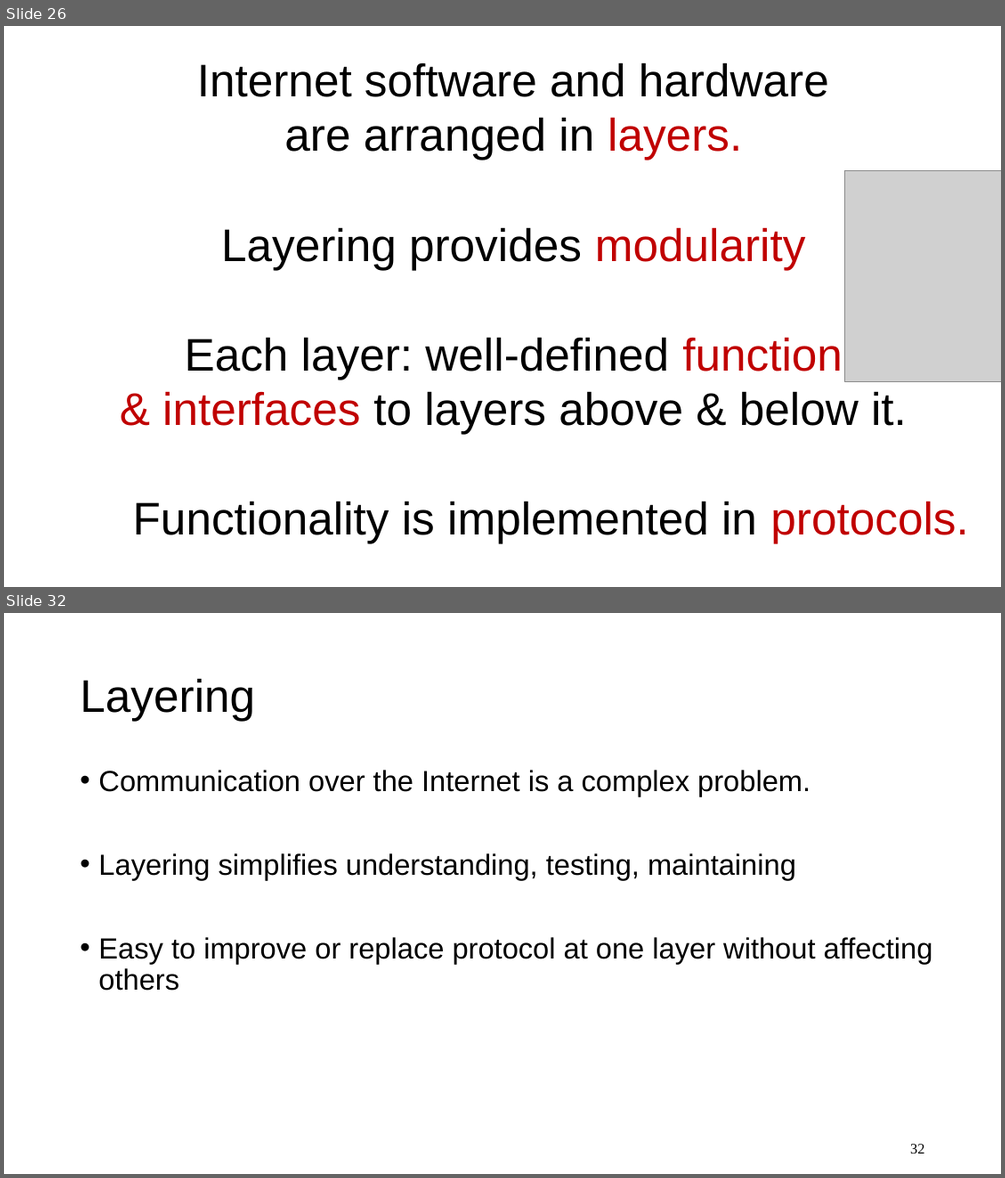
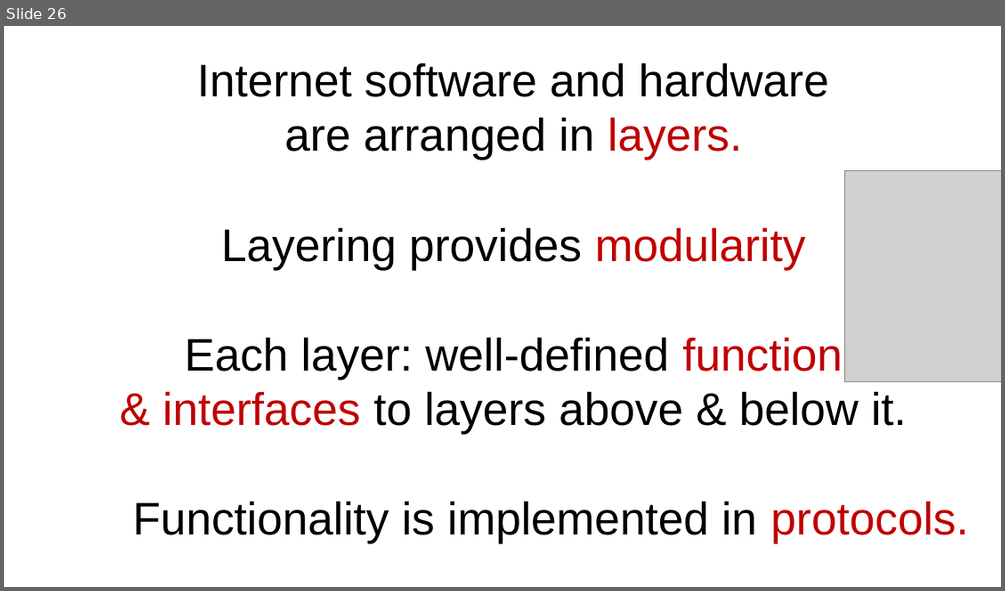
Before and after one commit to ngsrinivas/coursegen, a slide deck: ex/352-F24/staging/352-F24/lectures/02-switching-layering-measurement.pptx. Shown one above the other, each under a label of ours: slides 26 and 32 before the commit, slide 26 after it; the slides between them are not shown. The pictures are 1005x1178 and 1005x591 pixels, drawn with LibreOffice and Linux fonts; fonts in the diff are those of the drawing; grey boxes stand for pictures. Boxes give left, top, right and bottom in pixels: in the first picture for what was removed or moved away, otherwise in the second. Text is boxed around its words. In the diff, an @@ line names an element or a change of style, - is before the commit and + after.

Commit message:
Add lecture 3 measurement and app layer

```diff
--- a/ex/352-F24/staging/352-F24/lectures/02-switching-layering-measurement.pptx
+++ b/ex/352-F24/staging/352-F24/lectures/02-switching-layering-measurement.pptx
@@ slide 32 removed at (4,613,1001,1174), background #FFFFFF @@
@@ title removed at (80,678,255,721) @@
-Layering
@@ text removed at (98,770,933,990) @@
-• Communication over the Internet is a complex problem.
-• Layering simplifies understanding, testing, maintaining
-• Easy to improve or replace protocol at one layer without affecting others
@@ page number removed at (910,1143,924,1153) @@
-32
```
Also in this commit, not shown: 13 other slides removed, 4 other files.
